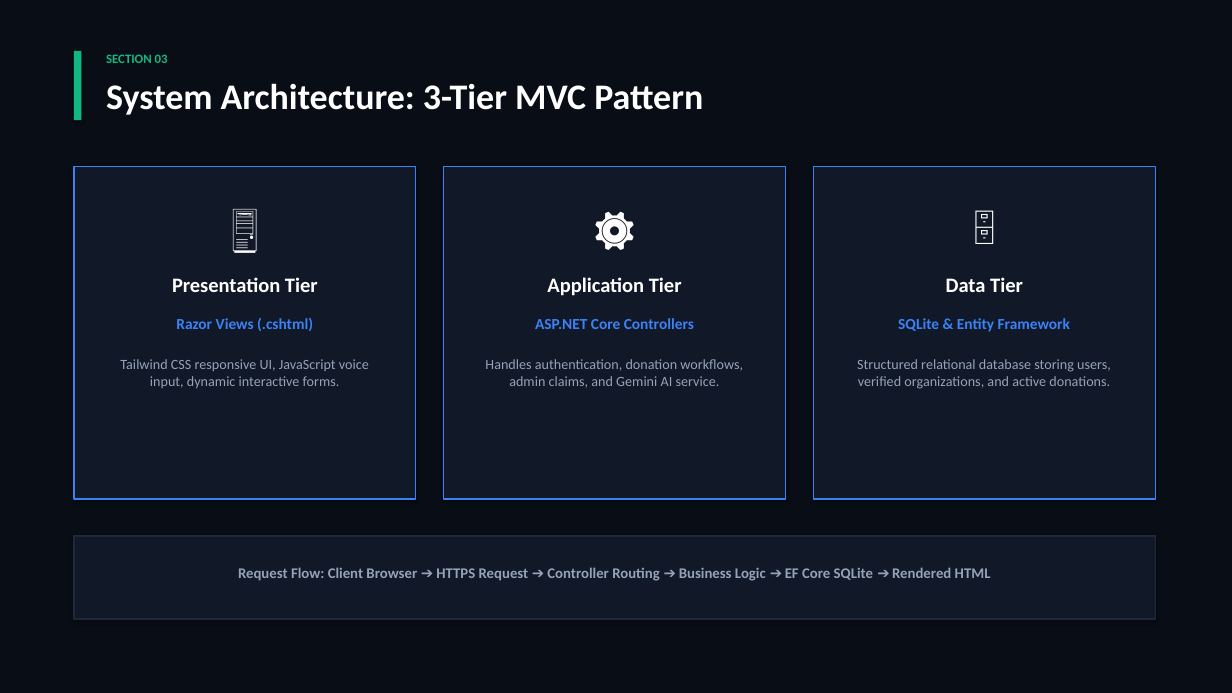
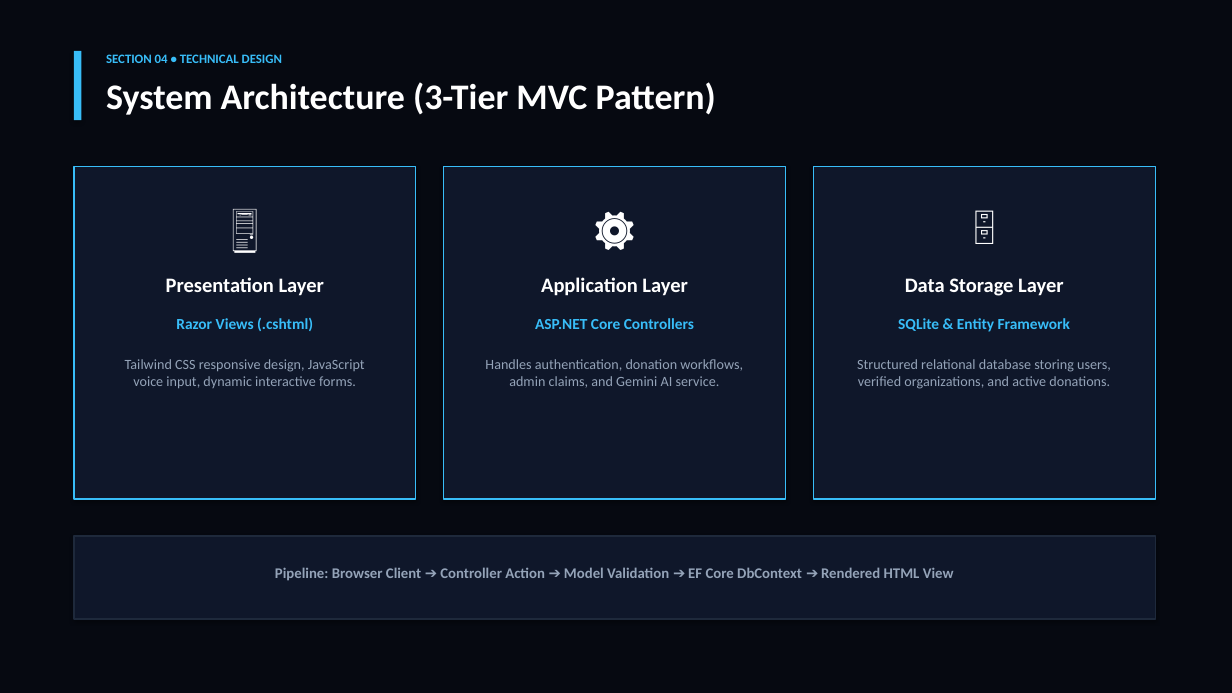
Before and after one commit to Khulfan42/ShareMeal-Platform, a slide deck: slide 6 of wwwroot/ShareMeal_Presentation.pptx (slide 5 before the commit). Drawn at 1232x693 pixels with LibreOffice and Linux fonts; fonts in the diff are those of the drawing. Boxes give left, top, right and bottom in pixels: in the first picture for what was removed or moved away, otherwise in the second. Text is boxed around its words. In the diff, an @@ line names an element or a change of style, - is before the commit and + after.

```diff
--- a/wwwroot/ShareMeal_Presentation.pptx
+++ b/wwwroot/ShareMeal_Presentation.pptx
@@ rectangle at bbox=[0, 0, 1232, 693]: fill #090D16 to #060911 @@
@@ rectangle at bbox=[74, 51, 81, 120]: fill #10B981 to #38BDF8 @@
@@ text at bbox=[106, 54, 282, 63]: text changed; text colour #10B981 to #38BDF8 @@
-SECTION 03
+SECTION 04 • TECHNICAL DESIGN
@@ text at bbox=[106, 82, 716, 115]: text changed @@
-System Architecture: 3-Tier MVC Pattern
+System Architecture (3-Tier MVC Pattern)
@@ fill #111827 to #0F172A; outline #3B82F6 1 pt to #38BDF8 1 pt in 3 elements at bbox=[444, 166, 786, 499], bbox=[813, 166, 1155, 499], bbox=[74, 166, 416, 499] @@
@@ text at bbox=[166, 277, 324, 296]: text changed @@
-Presentation Tier
+Presentation Layer
@@ text at bbox=[541, 277, 687, 296]: text changed @@
-Application Tier
+Application Layer
@@ text at bbox=[905, 278, 1063, 296]: text changed @@
-Data Tier
+Data Storage Layer
@@ text colour #3B82F6 to #38BDF8 in 3 elements at bbox=[176, 318, 313, 331], bbox=[535, 318, 694, 329], bbox=[898, 318, 1070, 332] @@
@@ text at bbox=[125, 359, 365, 388]: text changed @@
-Tailwind CSS responsive UI, JavaScript voice input, dynamic interactive forms.
+Tailwind CSS responsive design, JavaScript voice input, dynamic interactive forms.
@@ rectangle at bbox=[74, 536, 1155, 619]: fill #111827 to #0F172A @@
@@ text at bbox=[275, 567, 954, 581]: text changed @@
-Request Flow: Client Browser ➔ HTTPS Request ➔ Controller Routing ➔ Business Logic ➔ EF Core SQLite ➔ Rendered HTML
+Pipeline: Browser Client ➔ Controller Action ➔ Model Validation ➔ EF Core DbContext ➔ Rendered HTML View
```
Also in this commit, not shown: 7 other slides changed, 5 slides added, 3 slides removed, 3 other files.
